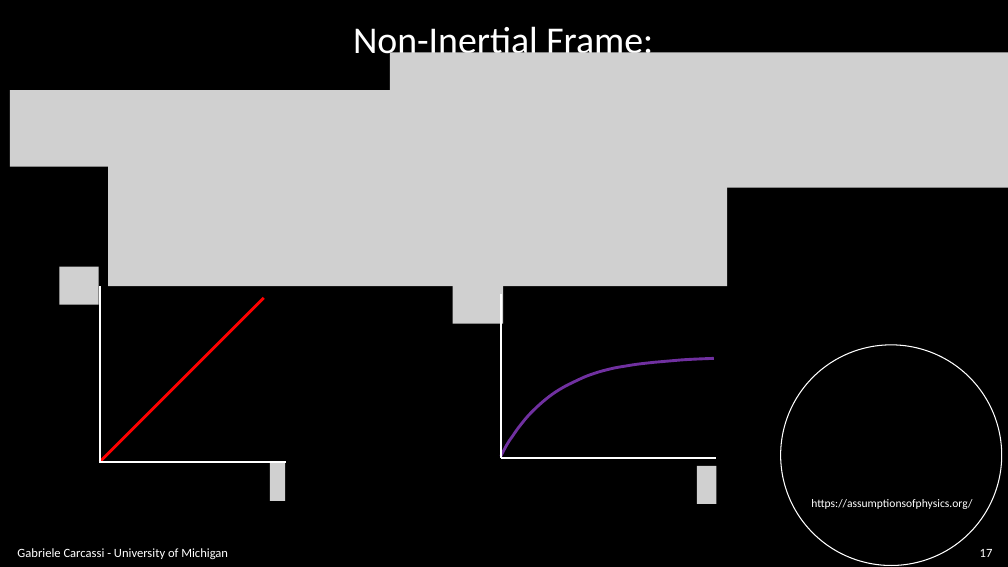
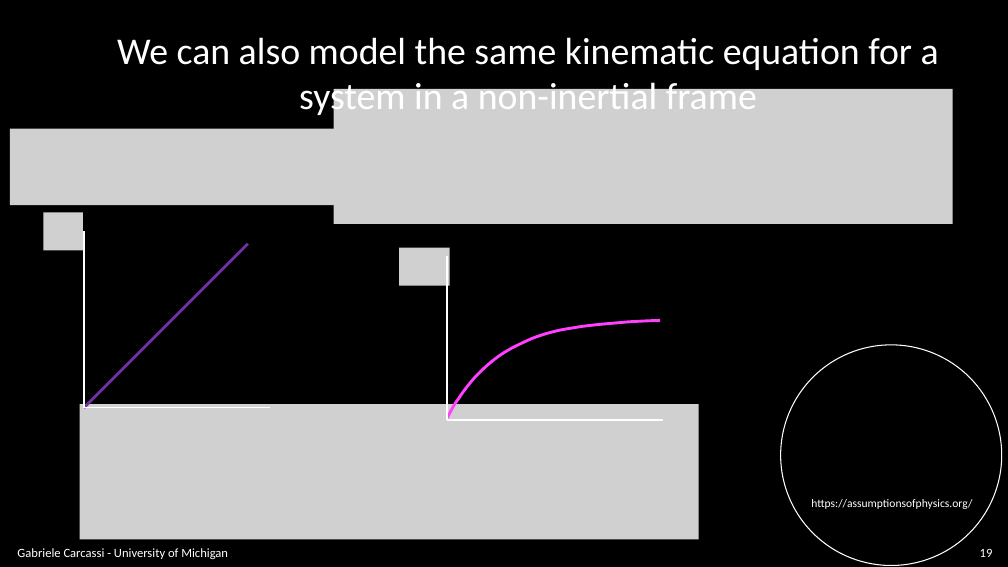
Before and after one commit to assumptionsofphysics/slides, a slide deck: slide 19 of BookCompanions-v2/RP-Class-2.pptx (slide 17 before the commit). Drawn at 1008x567 pixels with LibreOffice and Linux fonts; fonts in the diff are those of the drawing; grey boxes stand for pictures; background and template pictures are left out. Boxes give left, top, right and bottom in pixels: in the first picture for what was removed or moved away, otherwise in the second. Text is boxed around its words. In the diff, an @@ line names an element or a change of style, - is before the commit and + after.

```diff
--- a/BookCompanions-v2/RP-Class-2.pptx
+++ b/BookCompanions-v2/RP-Class-2.pptx
@@ text removed at [353,26,653,62] @@
-Non-Inertial Frame:
@@ text added at [117,37,939,118], 36 pt, text #FFFFFF @@
+We can also model the same kinematic equation for a system in a non-inertial frame
@@ picture: place and size @@
-picture at [390,52,1008,188]
+picture at [333,89,953,225]
@@ picture: place and size @@
-picture at [10,90,390,166]
+picture at [10,129,390,205]
@@ picture removed at [108,151,727,287] @@
@@ picture added at [43,212,82,250] @@
@@ picture removed at [59,267,98,305] @@
@@ 2 freeform shapes, 1 line: place and size @@
-2 freeform shapes, 1 line at [96,286,287,462]
+2 freeform shapes, 1 line at [80,231,271,408]
@@ line (84, 408) - (248, 243): stroke #FF0000 2.75 pt to #7030A0 2.75 pt @@
@@ picture added at [399,248,450,286] @@
@@ freeform shape: place and size @@
-freeform shape at [496,294,501,458]
+freeform shape at [442,256,447,420]
@@ picture removed at [453,286,504,324] @@
@@ freeform shape: place and size @@
-freeform shape at [501,358,714,456]
+freeform shape at [447,321,660,418]
@@ freeform shape at [447,321,660,418]: outline #7030A0 2.75 pt to #FF40FF 2.75 pt @@
@@ picture added at [79,405,699,540] @@
@@ picture added at [254,408,269,446] @@
@@ freeform shape: place and size @@
-freeform shape at [501,453,716,458]
+freeform shape at [447,416,663,420]
@@ picture added at [644,428,663,466] @@
@@ picture removed at [270,463,285,501] @@
@@ picture removed at [697,466,717,504] @@
@@ page number at [980,549,993,557]: text changed @@
-17
+19
```
Also in this commit, not shown: 6 other slides changed, 4 slides added, 1 other file.
